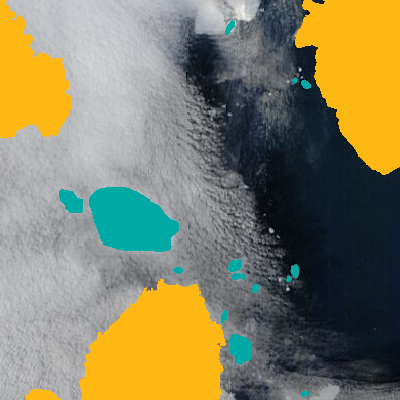
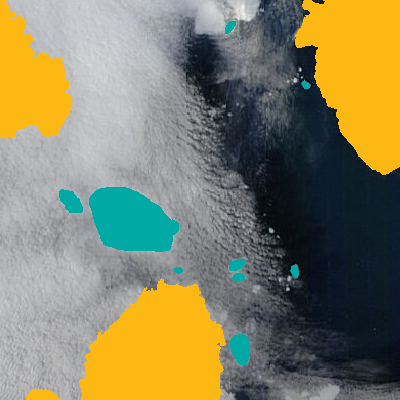
Comparing the layer stacks of the two w=400, h=400 images. Changes:
painted on "ice floes" (2nd of 2) over [79, 20, 311, 397]
